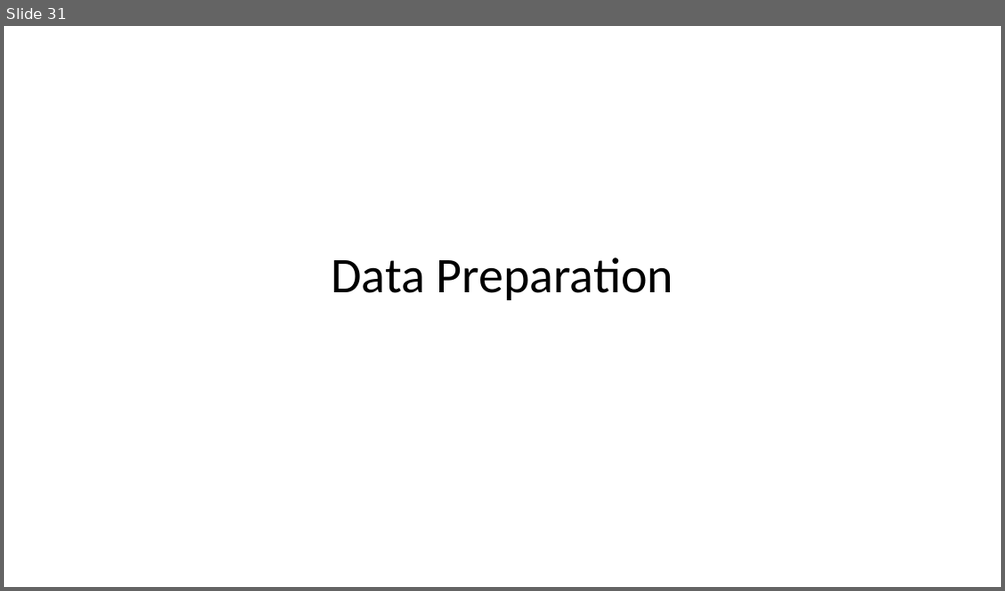
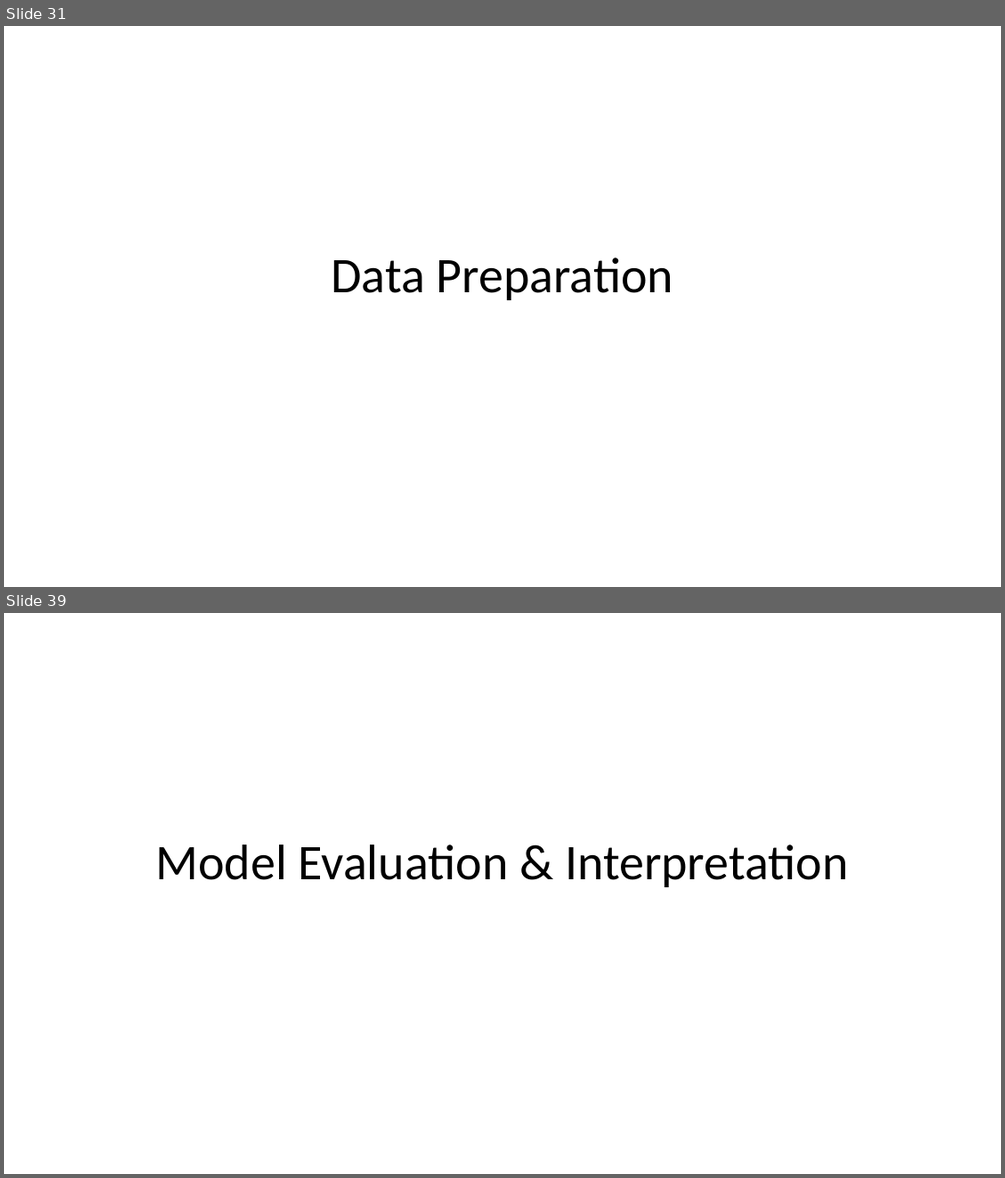
Before and after one commit to anoopungrd/sgh-advanced-analytics-big-data, a slide deck: semester-1/data-mining/project/documentation/Bank Marketing - Term Deposit Subscription.pptx. Shown one above the other, each under a label of ours: slide 31 before the commit, slides 31 and 39 after it; the slides between them are not shown. The pictures are 1005x591 and 1005x1178 pixels, drawn with LibreOffice and Linux fonts; fonts in the diff are those of the drawing. Boxes give left, top, right and bottom in pixels: in the first picture for what was removed or moved away, otherwise in the second. Text is boxed around its words. In the diff, an @@ line names an element or a change of style, - is before the commit and + after.

```diff
--- a/semester-1/data-mining/project/documentation/Bank Marketing - Term Deposit Subscription.pptx
+++ b/semester-1/data-mining/project/documentation/Bank Marketing - Term Deposit Subscription.pptx
@@ slide 39 added at [4,613,1001,1174], background #FFFFFF @@
@@ text added at [156,844,849,887], 48 pt, text #000000 @@
+Model Evaluation & Interpretation
```
Also in this commit, not shown: 22 slides changed, 19 other slides added, 11 other files.
